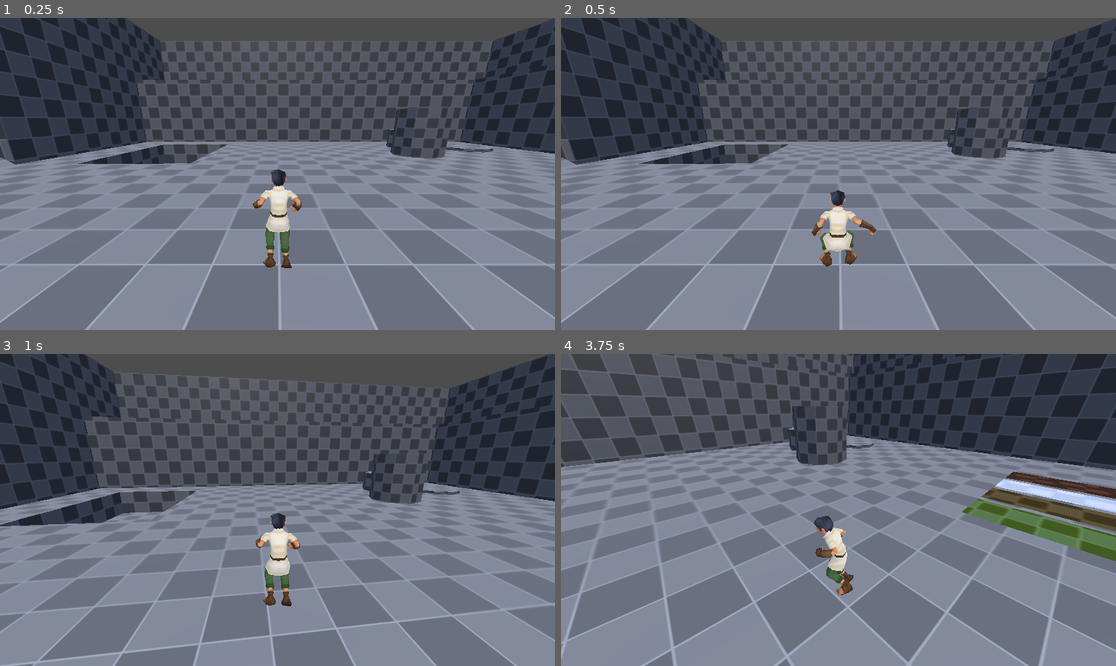
Above: before the commit, frames 1-4 (two rows, left to right).
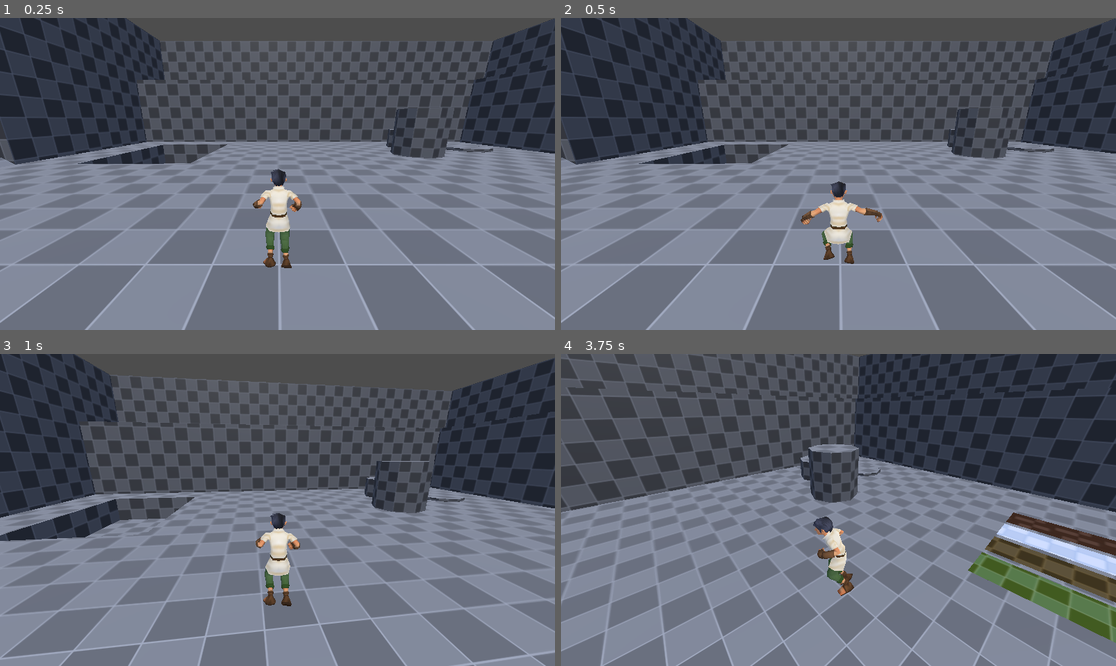
Above: after the commit, the same moments.

Repository: Gericault/3DCharacterController
Game: Godot game, scene res://scenes/csg_box_3d.tscn
Two runs of this game, one before a commit and one after it. Both use one fixed random seed, a clock stepped at 60 frames per second and the inputs below.
Inputs (mouse positions are in pixels of both pictures, inside the frame that each line leads up to):
- Up to frame 1 (0.25 s): no input
- Up to frame 2 (0.5 s): no input
- Up to frame 3 (1 s): tap Enter at 0.5 s; move the mouse to (305, 510) at 0.52 s; hold W (move_forward) from 0.53 s (still down); hold Tab (tab) from 0.53 s (still down); click (305, 510) at 0.67 s; tap Space (jump) at 0.77, 0.8 s
- Up to frame 4 (3.75 s): tap Space (jump) at 1.07, 2.3 s; release W (move_forward) at 1.25 s; release Tab (tab) at 1.25 s; drag from (727, 525) to (810, 572) at 1.27 s; move the mouse to (894, 441) at 2.02 s; hold D (move_right) 2.03-2.75 s; hold Shift (sprint) 2.03-2.75 s; click (894, 441) at 2.17 s; drag from (810, 572) to (672, 463) at 2.77 s; move the mouse to (1005, 556) at 3.52 s; hold A (move_left) from 3.53 s (still down); hold Space (jump) from 3.53 s (still down); tap Ctrl at 3.6 s; click (1005, 556) at 3.67 s

Frame 1 is identical in both runs. In frame 2, 1.2% of the frame differs, in the area x 43-58%, y 52-80%; in frame 3, 42%; in frame 4, 55%, in the area x 0-100%, y 0-100%.

Commit message:
Improved jumping
Jump now uses export vars for jump_height, time to peak and time to land with corresponding velocity and gravity values that change to reach the desired output at the appropriate time

Diff:
--- a/components/input_handling/input_handler.gd
+++ b/components/input_handling/input_handler.gd
@@ -7,7 +7,7 @@
 
 	package.movement_vector = Input.get_vector("move_left", "move_right", "move_forward", "move_backward")
 	package.jump = Input.is_action_just_pressed("jump")
-	#package.jump_held = Input.is_action_pressed("jump")
+	package.jump_held = Input.is_action_pressed("jump")
 	#package.sprint_held = Input.is_action_pressed("sprint")
 	#package.light_attack_pressed = Input.is_action_just_pressed("light_attack")
 	package.tab_pressed = Input.is_action_just_pressed("tab")
--- a/components/input_handling/input_package.gd
+++ b/components/input_handling/input_package.gd
@@ -4,6 +4,7 @@
 # Only job is to hold inputs
 var movement_vector := Vector2.ZERO
 var jump := false
+var jump_held: bool = false
 var sprint_held := false
 var light_attack_pressed := false
 var tab_pressed := false
--- a/components/state_machine/states/falling.gd
+++ b/components/state_machine/states/falling.gd
@@ -13,18 +13,19 @@
 	parent.momentum = Vector3.ZERO
 
 func physics_process(_delta: float, input: InputPackage) -> String:
+	#keeping seperate to below if/else so I don't duplicate this signal
+	if parent.is_on_floor():
+		#signal landed
+		pass
 
 	if input.movement_vector and parent.is_on_floor():
 		return "walking"
 	elif parent.is_on_floor():
 		return "idling"
 	else:
-		#TODO make is so that you can only guide the fall slowly
-		# (no 180 turns) check dot notation Vector3 + acos
-
 		# stats.air_control allows a % control over airmovement, as well as 1/3 turnspeed
 		var fall_momentum = (parent.momentum * (1.0 - stats.air_control)) + (parent.get_direction_from_input() * stats.air_control)
-		# cheat and add move gravity on fall for less floaty physics
-		parent.velocity += ((parent.get_gravity() * _delta) * 0.5)
+		# cheat and add more gravity on fall for less floaty physics
+		parent.velocity += ((parent.get_gravity() * _delta) * 3)
 		parent.move_character(fall_momentum, stats.turn_speed / 3)
 		return ""
--- a/components/state_machine/states/idle.gd
+++ b/components/state_machine/states/idle.gd
@@ -6,12 +6,8 @@
 	parent.animation_tree.travel("freehand_idle", parent.ANIM_BLEND_SPEED)
 
 func physics_process(_delta: float, input: InputPackage) -> String:
-	#check is falling
 	if not parent.is_on_floor():
 		return "falling"
-	#check if falling/landing animations
-	if parent.is_falling():
-		return ""
 
 	if input.jump:
 		return "jumping"
--- a/components/state_machine/states/jump.gd
+++ b/components/state_machine/states/jump.gd
@@ -1,21 +1,25 @@
 extends State
 
 @onready var stats: PlayerStats
+@export var state_machine: StateMachine
 
-@export var state_machine: StateMachine
 
 func enter() -> void:
 	# snapshot movement as momentum for jump
 	parent.momentum = parent.get_direction_from_input()
 	stats = parent.player_stats
-	parent.velocity.y += stats.jump_velocity
+	parent.velocity.y += parent.jump_velocity
 	parent.animation_tree.travel("jump_start", parent.ANIM_BLEND_SPEED)
 	pass
 
 func exit() -> void:
 	pass
 
+
 func physics_process(_delta: float, input: InputPackage) -> String:
+	# hold jump until peak to jump higher
+	if not input.jump_held:
+		parent.velocity.y = parent.velocity.y * 0.6
 	# Check if on floor and not moving up/down
 	if parent.is_on_floor() and parent.velocity.y == 0.0:
 		return "idling"
--- a/components/state_machine/states/state.gd
+++ b/components/state_machine/states/state.gd
@@ -1,3 +1,4 @@
+@abstract
 class_name State
 extends Node
 
--- a/components/state_machine/states/walk_state.gd
+++ b/components/state_machine/states/walk_state.gd
@@ -20,11 +20,11 @@
 	var direction = parent.get_direction_from_input()
 	# if we are falling or landing wait for animations to finish before moving (but still deccelerate)
 	if parent.is_falling():
-		direction = Vector3.ZERO
-
+		#direction = Vector3.ZERO
+		pass
 	parent.move_character(direction)
 
-	#check if we are not decelerating and not moving; set to idle or play appropiate animationw
+	#check if we are not decelerating and not moving; set to idle or play appropiate animation
 	current_speed = parent.velocity.length()
 	if current_speed == 0.0:
 		return "idling"
--- a/data/player/player_stats.gd
+++ b/data/player/player_stats.gd
@@ -3,9 +3,14 @@
 
 const ANIM_BLEND_SPEED: float = 0.2
 
+@export_group("jump_stats")
+@export var jump_height: float = 6.0
+@export var jump_time_to_peak: float = 1.0
+@export var jump_time_to_descent: float =  0.8
+
 @export_group("movement_stats")
 @export var speed: float = 6.0
-@export var jump_velocity: float = 4.5
+#@export var jump_velocity: float = 4.5
 @export var deceleration_rate: float = 0.5
 #@export var camera: Node3D
 @export var turn_speed: float = 0.25
--- a/data/player/player_stats.tres
+++ b/data/player/player_stats.tres
@@ -4,9 +4,8 @@
 
 [resource]
 script = ExtResource("1_o1dyv")
-speed = 6.0
-jump_velocity = 4.5
-deceleration_rate = 0.5
-turn_speed = 0.25
+jump_height = 12.0
+jump_time_to_peak = 1.1
+jump_time_to_descent = 0.6
 air_control = 0.6
 metadata/_custom_type_script = "uid://bvrnca78i3ai4"
--- a/project.godot
+++ b/project.godot
@@ -25,7 +25,7 @@
 
 config/name="3DAdventure"
 run/main_scene="res://scenes/csg_box_3d.tscn"
-config/features=PackedStringArray("4.4", "GL Compatibility")
+config/features=PackedStringArray("4.5", "GL Compatibility")
 config/icon="res://icon.svg"
 
 [editor_plugins]
--- a/scenes/camera_rig/camera_rig.gd
+++ b/scenes/camera_rig/camera_rig.gd
@@ -34,3 +34,7 @@
 	if target:
 		#here you can physics lerp to remove jitter
 		position = target.position + INITIAL_POSITION_OFFSET
+
+func landing_kickback() -> void:
+	#consider fall time in delta as a arg
+	pass
--- a/scenes/csg_box_3d.tscn
+++ b/scenes/csg_box_3d.tscn
@@ -18,5 +18,6 @@
 light_energy = 0.652
 
 [node name="player" parent="." instance=ExtResource("1_erlsj")]
+floor_snap_length = 0.2
 
 [node name="test_level" parent="." instance=ExtResource("2_807mt")]
--- a/scenes/player/player.gd
+++ b/scenes/player/player.gd
@@ -10,18 +10,20 @@
 @export var camera: Node3D
 @onready var animation_tree = $AnimationTree["parameters/playback"]
 
-var current_speed : float
+#used to calculate jumps within given paramters in stats - see projectile motion - f(x) = (ax*2) + bc + c
+@onready var jump_velocity: float = ((2.0 * player_stats.jump_height) / player_stats.jump_time_to_peak)
+@onready var jump_gravity: float = (-2.0 * player_stats.jump_height) / (player_stats.jump_time_to_peak * player_stats.jump_time_to_peak)
+@onready var fall_gravity: float = (-2.0 * player_stats.jump_height) / (player_stats.jump_time_to_descent * player_stats.jump_time_to_descent)
+
 ## use to snapshot movement direction
 var momentum: Vector3
-
-#TODO gather input and sort; pass to correct state machine (account for validility - can't jump if in midair + no stamina)
-#input_handler collects all inputs into a nice package of arrays, each move needs to have its own priority
-#moves/move_sets should be a resource - so can edit as CSV
 
 func _ready():
 	Input.mouse_mode = Input.MOUSE_MODE_CAPTURED
 	state_machine.init(self, input_handler)
+	#connect landed signal from fall state to camera kickback function
 
+# mouse is hidden during gameplay, toggled with tab key
 func _input(event):
 	if event.is_action_pressed("tab"):
 		if Input.mouse_mode == Input.MOUSE_MODE_VISIBLE:
@@ -29,10 +31,17 @@
 		else:
 			Input.mouse_mode = Input.MOUSE_MODE_VISIBLE
 
+
 func _physics_process(delta: float) -> void:
 	state_machine.physics_process(delta)
-	velocity += get_gravity() * delta
 
+	#apply gravity - consider moving to jumping/falling only
+	velocity.y += get_jump_gravity() * delta
+
+func get_jump_gravity() -> float:
+	if not is_on_floor():
+		return jump_gravity if velocity.y < 0.0 else fall_gravity
+	return 0.0
 
 func _process(delta: float) -> void:
 	state_machine.process(delta)
--- a/scenes/player/player.tscn
+++ b/scenes/player/player.tscn
@@ -57,6 +57,7 @@
 advance_mode = 2
 
 [sub_resource type="AnimationNodeStateMachineTransition" id="AnimationNodeStateMachineTransition_ioxgp"]
+xfade_time = 0.15
 
 [sub_resource type="AnimationNodeStateMachine" id="AnimationNodeStateMachine_5gtgg"]
 states/Start/position = Vector2(28, 100)
